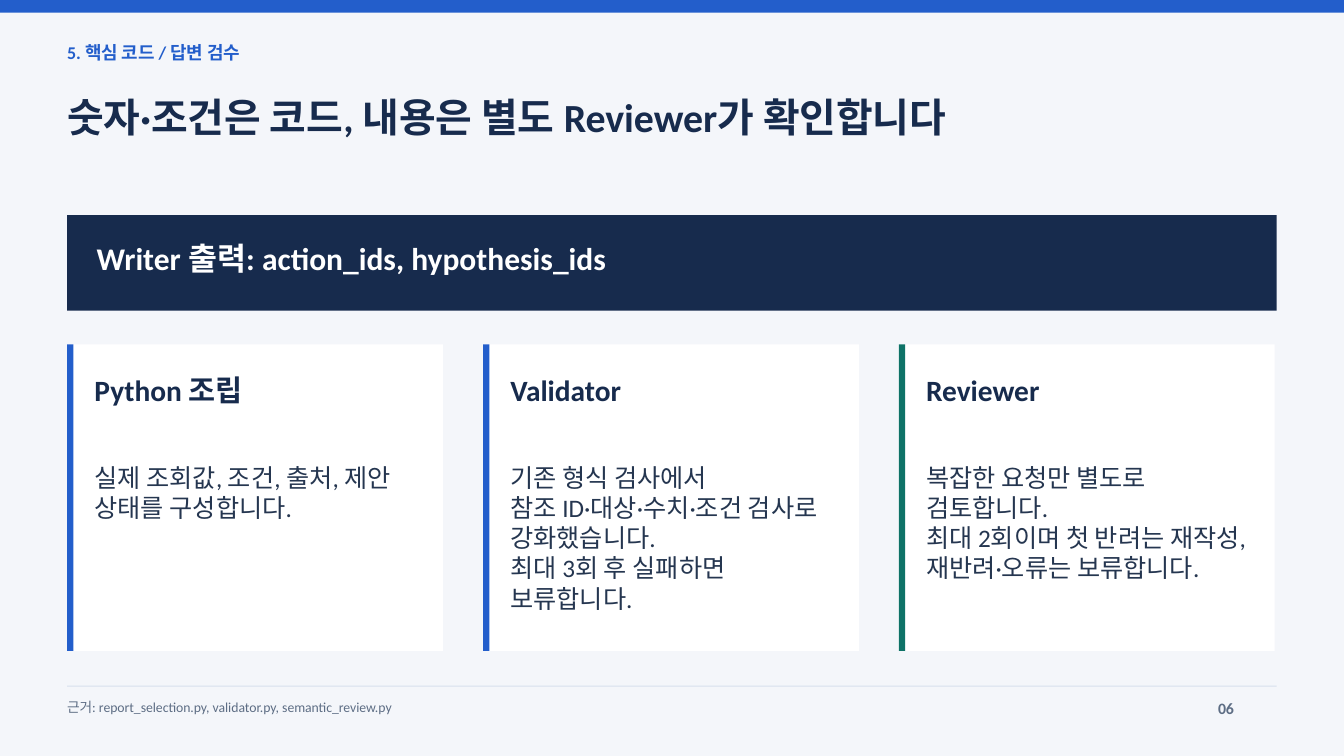
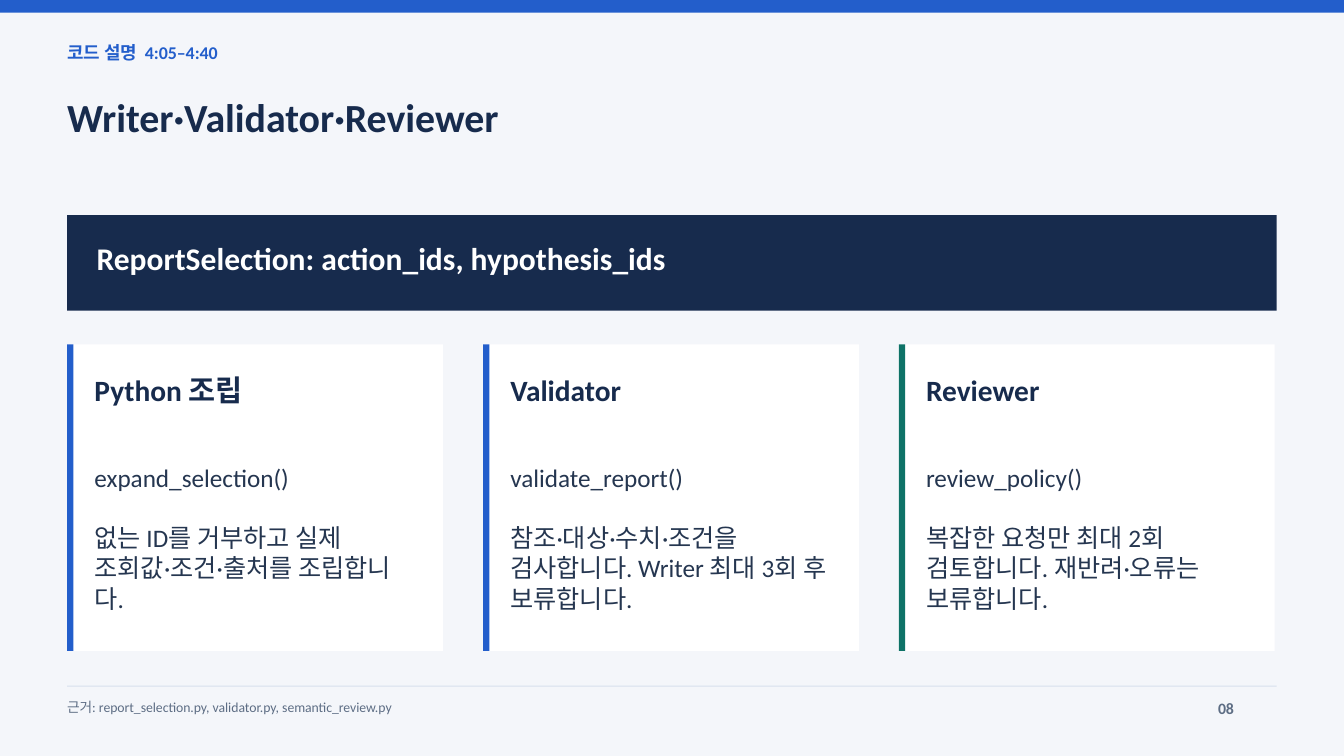
Before and after one commit to jeonginlee09-cpu/skala-ai-mini_project, a slide deck: slide 8 of output/AI_Agent_개선_최종발표.pptx (slide 6 before the commit). Drawn at 1344x756 pixels with LibreOffice and Linux fonts; fonts in the diff are those of the drawing. Boxes give left, top, right and bottom in pixels: in the first picture for what was removed or moved away, otherwise in the second. Text is boxed around its words. In the diff, an @@ line names an element or a change of style, - is before the commit and + after.

Commit message:
docs: prepare G092 submission report and five-minute presentation

```diff
--- a/output/AI_Agent_개선_최종발표.pptx
+++ b/output/AI_Agent_개선_최종발표.pptx
@@ text at (67,44,218,61): text changed @@
-5. 핵심 코드 / 답변 검수
+코드 설명 4:05–4:40
@@ text at (67,104,498,133): text changed @@
-숫자·조건은 코드, 내용은 별도 Reviewer가 확인합니다
+Writer·Validator·Reviewer
@@ text at (97,248,666,275): text changed @@
-Writer 출력: action_ids, hypothesis_ids
+ReportSelection: action_ids, hypothesis_ids
@@ text at (94,468,391,610): text changed @@
-실제 조회값, 조건, 출처, 제안 상태를 구성합니다.
+expand_selection()
+없는 ID를 거부하고 실제 조회값·조건·출처를 조립합니다.
@@ text at (510,468,826,610): text changed @@
-기존 형식 검사에서
-참조 ID·대상·수치·조건 검사로 강화했습니다.
-최대 3회 후 실패하면 보류합니다.
+validate_report()
+참조·대상·수치·조건을 검사합니다. Writer 최대 3회 후 보류합니다.
@@ text at (926,469,1199,610): text changed @@
-복잡한 요청만 별도로 검토합니다.
-최대 2회이며 첫 반려는 재작성,
-재반려·오류는 보류합니다.
+review_policy()
+복잡한 요청만 최대 2회 검토합니다. 재반려·오류는 보류합니다.
@@ text at (1218,703,1234,714): text changed @@
-06
+08
```
Also in this commit, not shown: 5 other slides changed, 3 slides added, 3 slides removed, 41 other files.
